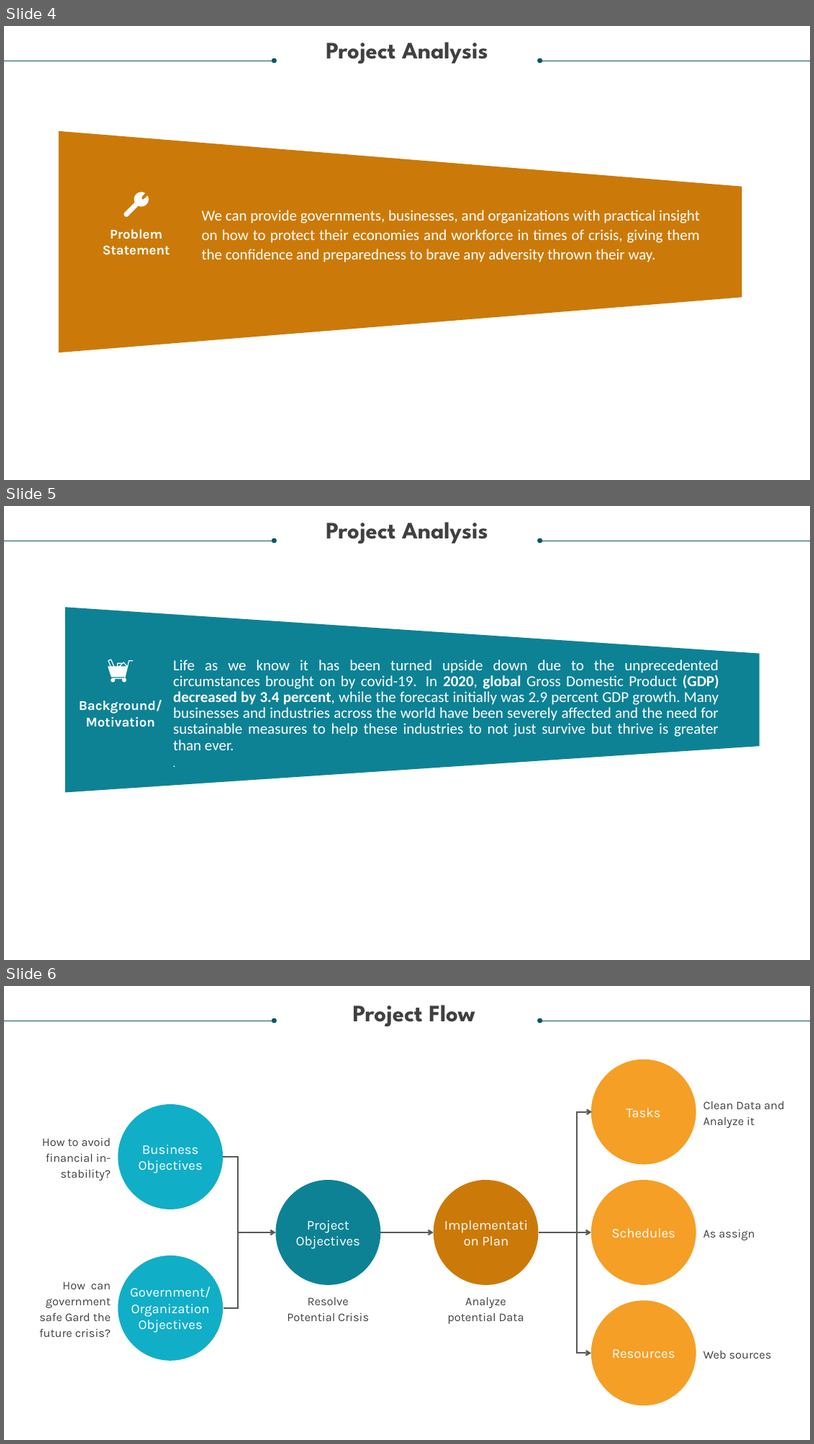
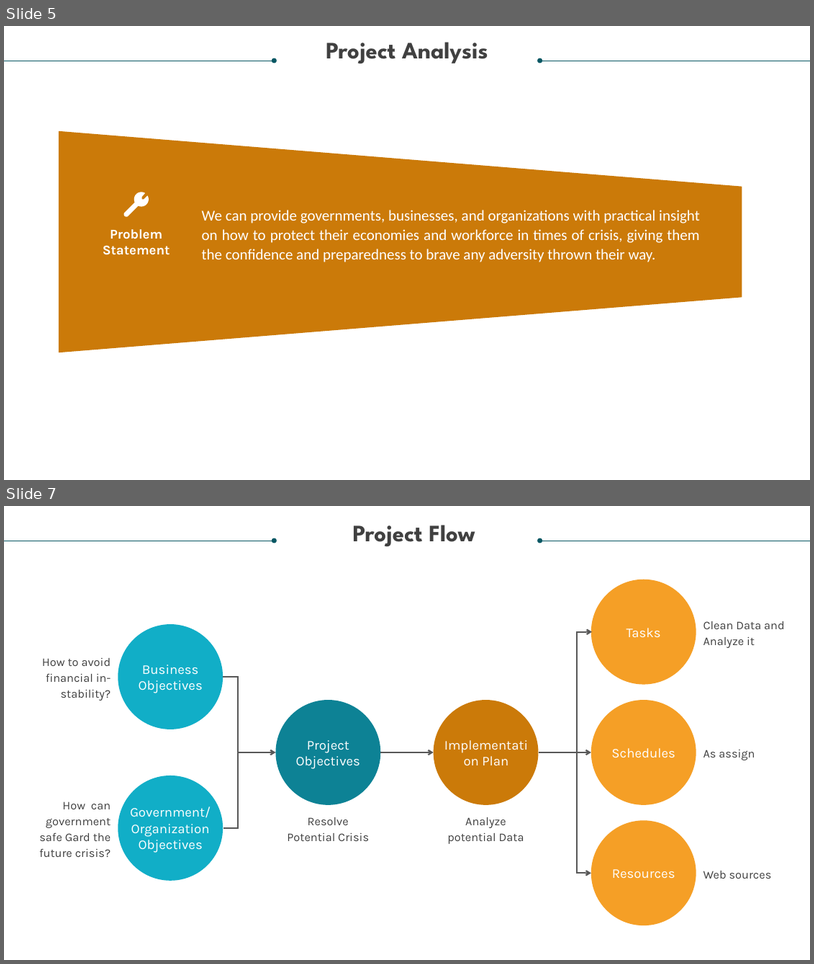
Before and after one commit to Deepsheta/Covid--19-descriptive-Analysis-for-resolving-a-potential-crisis, a slide deck: Covid 19 Resolving a Potential Crisis.pptx. Shown one above the other, each under a label of ours: slides 4, 5 and 6 before the commit, slides 5 and 7 after it; the slides between them are not shown. The pictures are 814x1444 and 814x964 pixels, drawn with LibreOffice and Linux fonts; fonts in the diff are those of the drawing. Boxes give left, top, right and bottom in pixels: in the first picture for what was removed or moved away, otherwise in the second. Text is boxed around its words. In the diff, an @@ line names an element or a change of style, - is before the commit and + after.

```diff
--- a/Covid 19 Resolving a Potential Crisis.pptx
+++ b/Covid 19 Resolving a Potential Crisis.pptx
@@ slide 5 removed at (4,506,810,960), background #FFFFFF @@
@@ text removed at (326,522,489,543) @@
-Project Analysis
@@ arrow removed from (4, 541) to (275, 541) @@
@@ arrow removed from (810, 541) to (540, 541) @@
@@ trapezoid removed at (65,607,759,792) @@
@@ freeform shape removed at (108,659,134,682) @@
@@ text removed at (173,659,720,750) @@
-Life as we know it has been turned upside down due to the unprecedented circumstances brought on by covid-19. In 2020, global Gross Domestic Product (GDP) decreased by 3.4 percent, while the forecast initially was 2.9 percent GDP growth. Many businesses and industries across the world have been severely affected and the need for sustainable measures to help these industries to not just survive but thrive is greater than ever.
-.
@@ text removed at (79,700,162,727) @@
-Background/
-Motivation
@@ what was slide 4 is now slide 5 @@
@@ what was slide 6 is now slide 7 @@
```
Also in this commit, not shown: 2 slides changed, 2 slides added.
